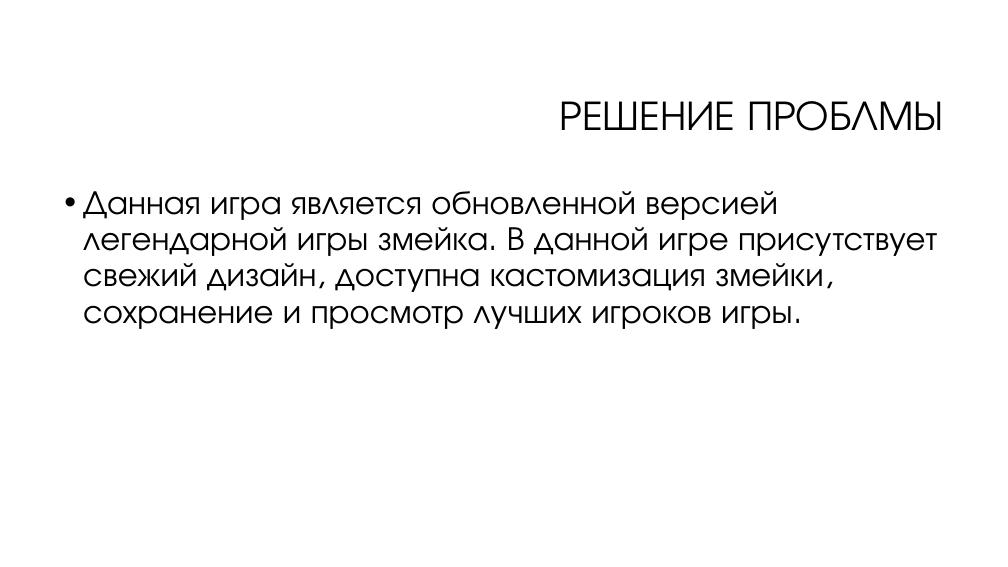
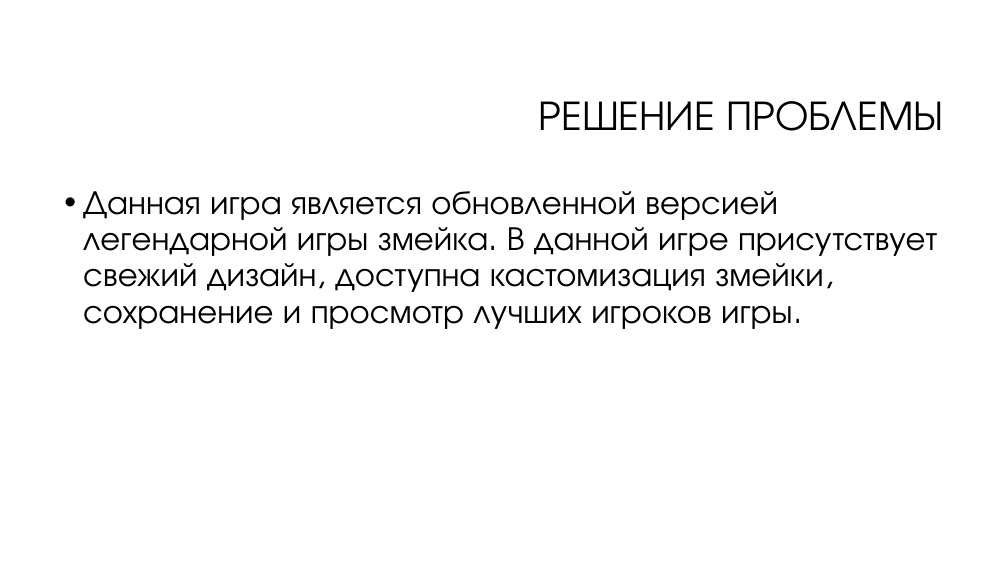
Before and after one commit to saaasssska/PyGame_snake, a slide deck: slide 3 of Documentation/змейка.pptx. Drawn at 1008x567 pixels with LibreOffice and Linux fonts; fonts in the diff are those of the drawing; background and template pictures are left out. Boxes give left, top, right and bottom in pixels: in the first picture for what was removed or moved away, otherwise in the second. Text is boxed around its words. In the diff, an @@ line names an element or a change of style, - is before the commit and + after.

```diff
--- a/Documentation/змейка.pptx
+++ b/Documentation/змейка.pptx
@@ title at <box>539,101,943,131</box>: text changed @@
-РЕШЕНИЕ ПРОБЛМЫ
+РЕШЕНИЕ ПРОБЛЕМЫ
```
Also in this commit, not shown: 1 other slide changed, 1 other file.
